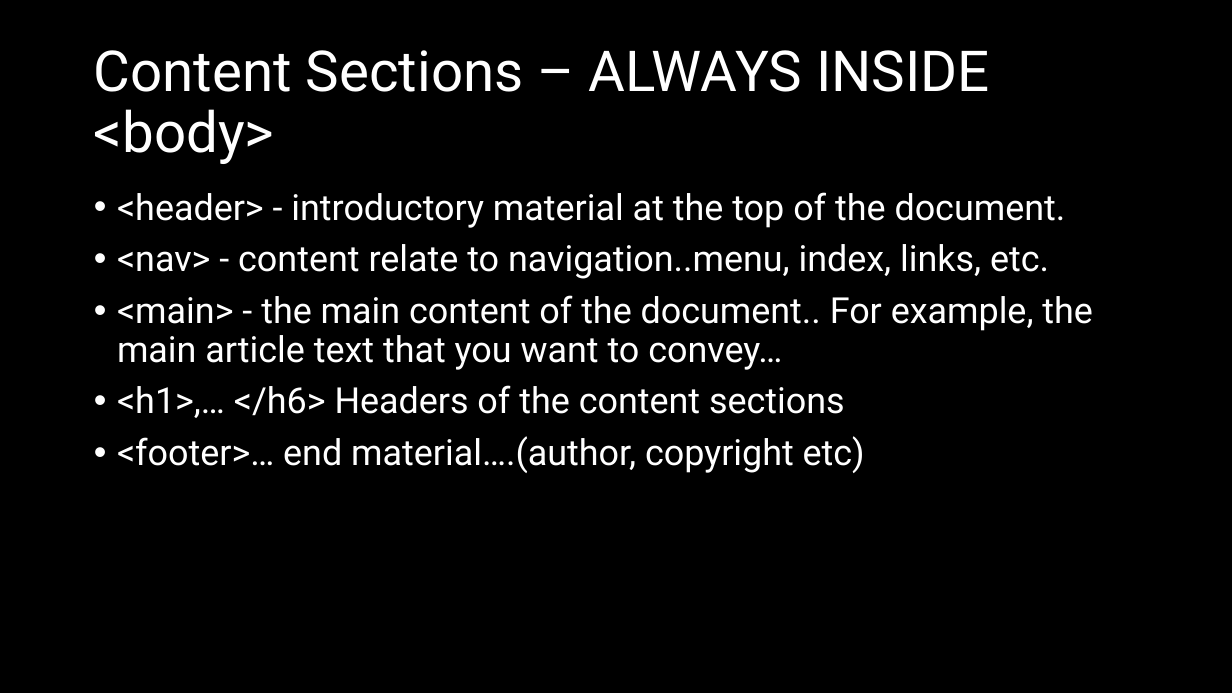
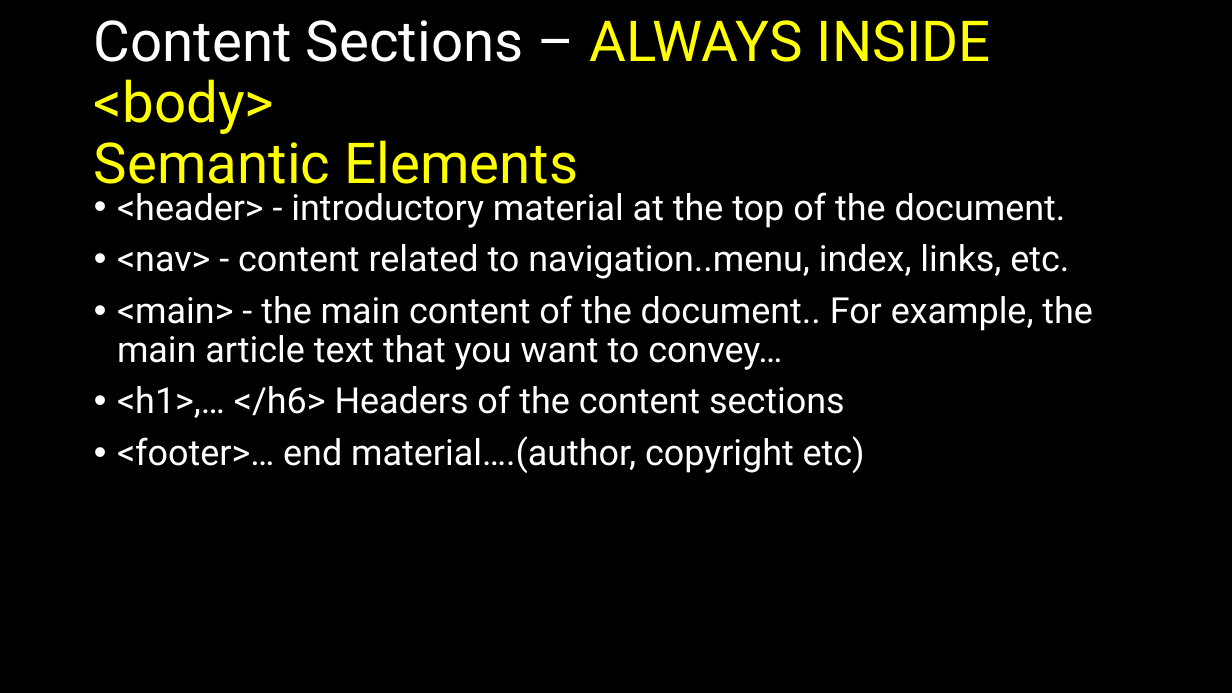
Before and after one commit to natiquekeyin/spring2025, a slide deck: slide 15 of FrontEnd/Week1/Week 1.pptx. Drawn at 1232x693 pixels with LibreOffice and Linux fonts; fonts in the diff are those of the drawing. Boxes give left, top, right and bottom in pixels: in the first picture for what was removed or moved away, otherwise in the second. Text is boxed around its words. In the diff, an @@ line names an element or a change of style, - is before the commit and + after.

```diff
--- a/FrontEnd/Week1/Week 1.pptx
+++ b/FrontEnd/Week1/Week 1.pptx
@@ title at (94,20,991,196): text changed; text colour #FFFFFF to #FFFF00 @@
-Content Sections – ALWAYS INSIDE <body>
+Content Sections – ALWAYS INSIDE <body>
+Semantic Elements
@@ text at (117,244,1069,279): text changed @@
-• <nav> - content relate to navigation..menu, index, links, etc.
+• <nav> - content related to navigation..menu, index, links, etc.
```
Also in this commit, not shown: 4 other slides changed, 4 other files.
